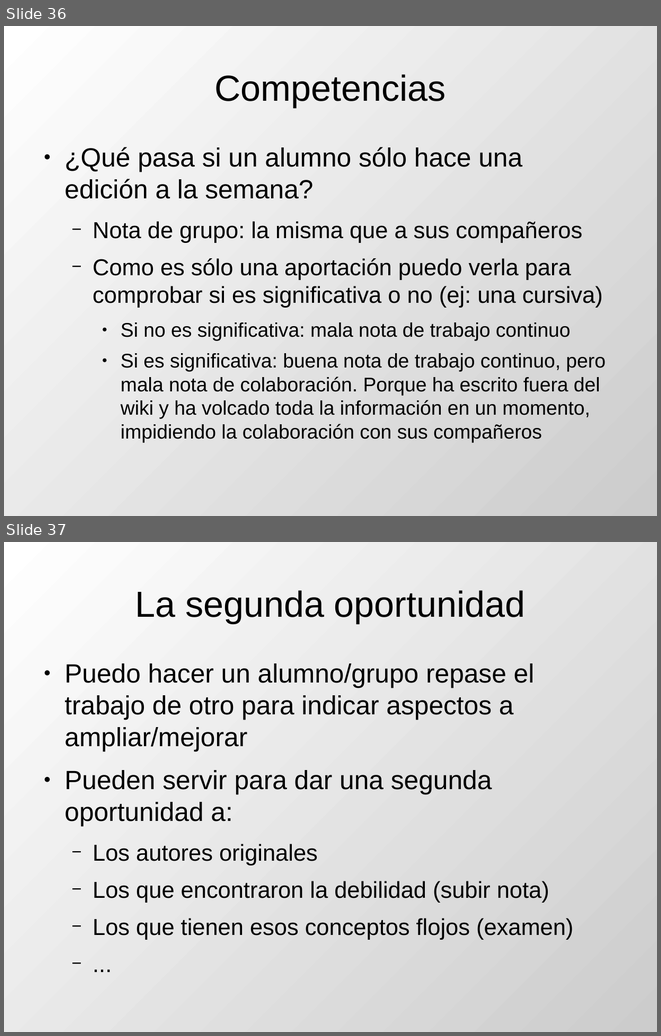
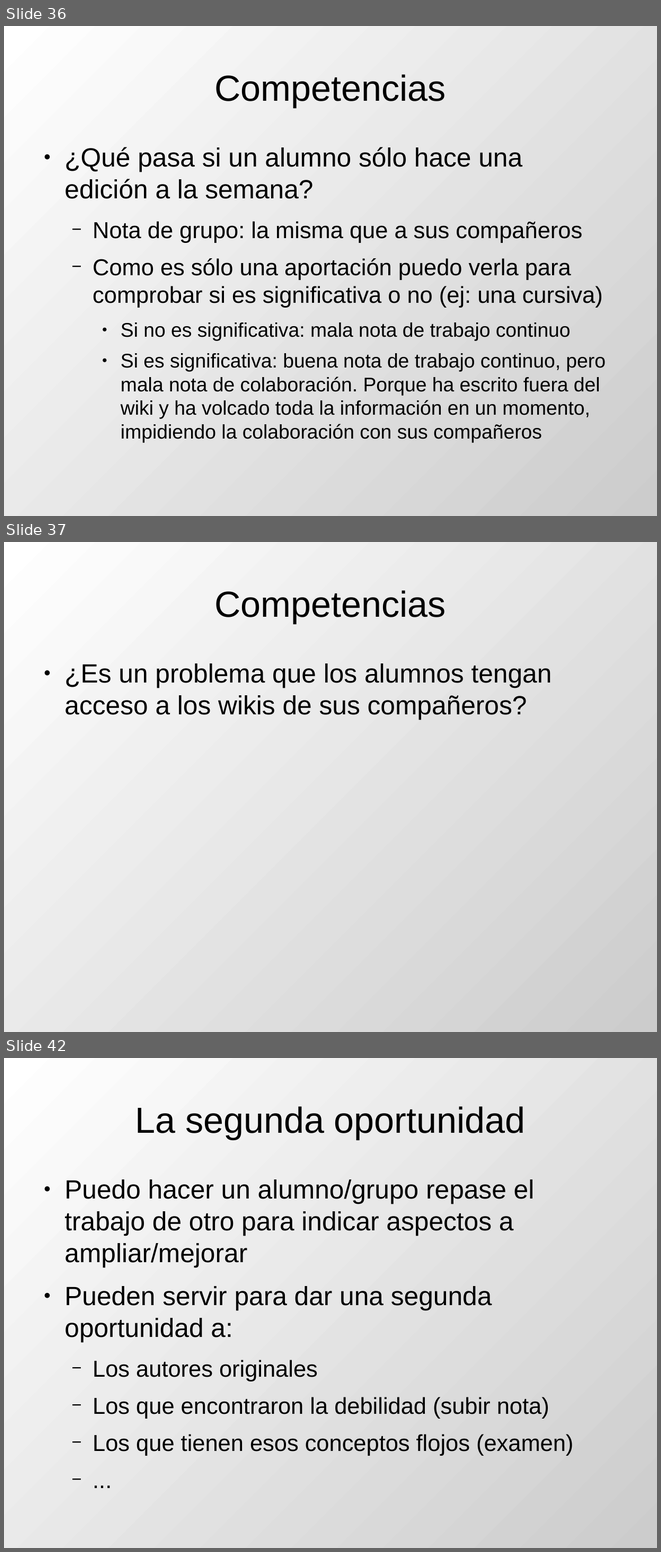
Before and after one commit to DrPantera/wikis4education, a slide deck: uca-2014/tema-5-EvaluacionWikis.odp. Shown one above the other, each under a label of ours: slides 36 and 37 before the commit, slides 36, 37 and 42 after it; the slides between them are not shown. The pictures are 661x1036 and 661x1552 pixels, drawn with LibreOffice and Linux fonts; fonts in the diff are those of the drawing. Boxes give left, top, right and bottom in pixels: in the first picture for what was removed or moved away, otherwise in the second. Text is boxed around its words. In the diff, an @@ line names an element or a change of style, - is before the commit and + after.

```diff
--- a/uca-2014/tema-5-EvaluacionWikis.odp
+++ b/uca-2014/tema-5-EvaluacionWikis.odp
@@ slide 37 added at (4, 542, 657, 1032), background gradient #FFFFFF to #CCCCCC @@
@@ title added at (214, 590, 445, 623), 44 pt, text #000000 @@
+Competencias
@@ text added at (64, 663, 552, 720), 32 pt, text #000000 @@
+● ¿Es un problema que los alumnos tengan acceso a los wikis de sus compañeros?
@@ what was slide 37 is now slide 42 @@
```
Also in this commit, not shown: 5 slides changed, 4 other slides added, 6 other files.
